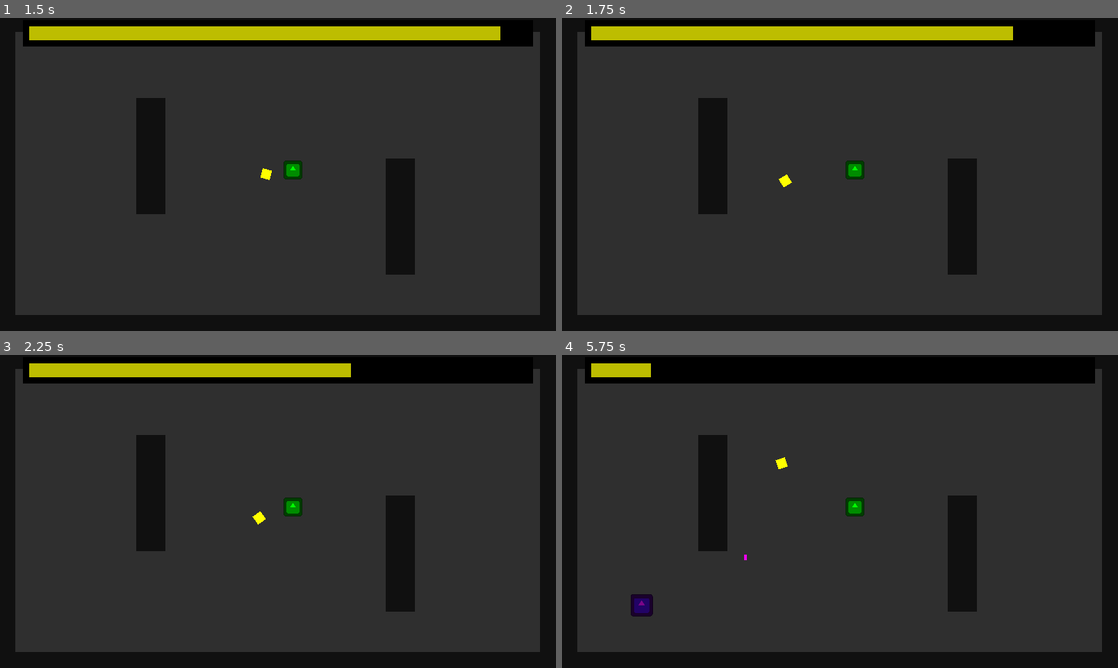
Above: before the commit, frames 1-4 (two rows, left to right).
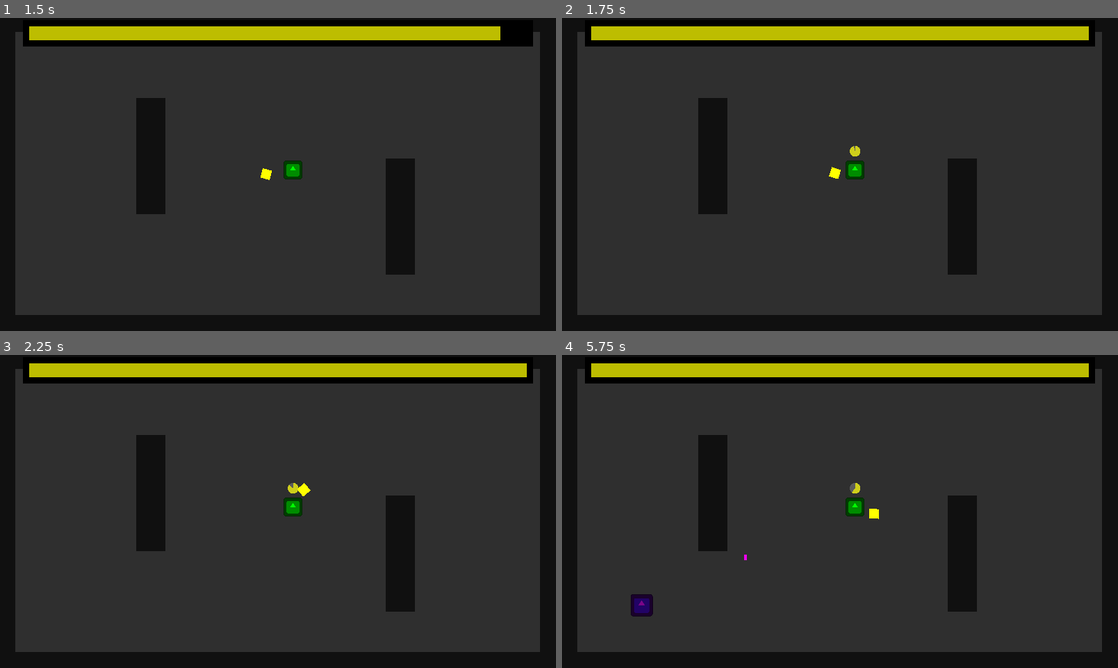
Above: after the commit, the same moments.

Repository: DeepRestGames/pirate-software-game-jam-16
Game: Godot game, scene res://Scenes/Tests/TestRangedEnemies_MainScene.tscn
The game is run twice, just before and just after one commit, with the same random seed, the same clock (stepped at 60 frames per second) and the same inputs. The engine's default icon, where the game draws it, is replaced by a stand-in: a white triangle on a blue panel in a dark square.
Inputs (mouse positions are in pixels of both pictures, inside the frame that each line leads up to):
- Up to frame 1 (1.5 s): tap Enter at 0.5 s; move the mouse to (400, 158) at 0.52 s; hold Right mouse button (teleport_boomerang, bound only after th… 0.53-1.28 s; tap R (restart) at 1.25 s; move the mouse to (166, 190) at 1.27 s; click (166, 190) at 1.35 s
- Up to frame 2 (1.75 s): right-click (728, 190) at 1.55 s
- Up to frame 3 (2.25 s): move the mouse to (333, 442) at 2.02 s; hold Right mouse button (teleport_boomerang, bound only after th… from 2.03 s (still down)
- Up to frame 4 (5.75 s): tap R (restart) at 2.75, 3.5 s; move the mouse to (812, 574) at 2.77 s; release Right mouse button (teleport_boomerang, bound only after th… at 2.78 s; right-click (812, 574) at 2.85 s; move the mouse to (1006, 558) at 3.52 s; press the mouse at (1006, 558) at 3.53 s; right-click (1006, 558) at 3.8 s; move the mouse to (673, 464) at 4.27 s; release the mouse at (673, 464) at 4.28 s; right-click (673, 464) at 4.35 s; move the mouse to (867, 511) at 5.02 s; hold Right mouse button (teleport_boomerang, bound only after th… from 5.03 s (still down)

Frame 1 is identical in both runs. In frame 2, 0.8% of the frame differs, in the area x 39-95%, y 2-54%; in frame 3, 1.6%; in frame 4, 3.7%, in the area x 16-95%, y 2-53%.

Commit message:
Added boomerang teleport back to player (right mouse click)

Diff:
--- a/Scenes/MainCharacter.tscn
+++ b/Scenes/MainCharacter.tscn
@@ -1,8 +1,9 @@
-[gd_scene load_steps=6 format=3 uid="uid://blwtacw6rbdye"]
+[gd_scene load_steps=7 format=3 uid="uid://blwtacw6rbdye"]
 
 [ext_resource type="Script" path="res://Scripts/MainCharacter.gd" id="1_niili"]
 [ext_resource type="Texture2D" uid="uid://vrfkmlq6h0im" path="res://icon.svg" id="2_puhgc"]
 [ext_resource type="Texture2D" uid="uid://ctdwfv58t2cdu" path="res://Assets/Placeholders/WhiteSprites.png" id="3_6qemi"]
+[ext_resource type="Texture2D" uid="uid://cicbcdqxw7oec" path="res://Assets/Placeholders/WhiteCircle.png" id="4_rx0xj"]
 
 [sub_resource type="CircleShape2D" id="CircleShape2D_4meyu"]
 radius = 30.0
@@ -31,6 +32,8 @@
 [node name="PathCalculationTimer" type="Timer" parent="."]
 wait_time = 0.2
 
+[node name="BoomerangTeleportTimer" type="Timer" parent="."]
+
 [node name="Boomerang" type="RigidBody2D" parent="." groups=["Boomerang"]]
 position = Vector2(61, -14)
 collision_layer = 2
@@ -49,4 +52,27 @@
 scale = Vector2(0.2, 0.2)
 texture = ExtResource("3_6qemi")
 
+[node name="TeleportCooldown" type="Control" parent="."]
+layout_mode = 3
+anchors_preset = 0
+offset_left = -18.0
+offset_top = -83.0
+offset_right = 19.0
+offset_bottom = -46.0
+metadata/_edit_group_ = true
+
+[node name="TextureProgressBar" type="TextureProgressBar" parent="TeleportCooldown"]
+layout_mode = 1
+anchors_preset = 15
+anchor_right = 1.0
+anchor_bottom = 1.0
+grow_horizontal = 2
+grow_vertical = 2
+fill_mode = 4
+nine_patch_stretch = true
+texture_under = ExtResource("4_rx0xj")
+texture_progress = ExtResource("4_rx0xj")
+tint_under = Color(0.431373, 0.431373, 0.431373, 0.705882)
+tint_progress = Color(1, 1, 0, 0.705882)
+
 [connection signal="timeout" from="PathCalculationTimer" to="." method="_on_path_calculation_timer_timeout"]
--- a/Scripts/MainCharacter.gd
+++ b/Scripts/MainCharacter.gd
@@ -3,9 +3,14 @@
 
 @onready var navigation_agent = $NavigationAgent2D as NavigationAgent2D
 @onready var path_calculation_timer = $PathCalculationTimer as Timer
+@onready var boomerang_teleport_timer = $BoomerangTeleportTimer as Timer
+@onready var teleport_cooldown_progress_bar = $TeleportCooldown/TextureProgressBar
 
 @export var flying_boomerang: Boomerang
 @onready var meelee_boomerang = $Boomerang
+
+@export var boomerang_teleport_cooldown: float = 5
+var current_boomerang_teleport_cooldown: float = 0
 
 const MOVEMENT_SPEED: float = 500
 const MEELEE_BOOMERANG_OFFSET = 70
@@ -18,10 +23,15 @@
 func _ready() -> void:
 	EventBus.connect("fly_time_finished", move_to_boomerang)
 
+	boomerang_teleport_timer.wait_time = boomerang_teleport_cooldown
+
 
 func _input(event: InputEvent) -> void:
 	if event.is_action_pressed("throw_boomerang"):
 		throw_boomerang()
+
+	if event.is_action_pressed("teleport_boomerang"):
+		teleport_boomerang()
 
 	if event.is_action_pressed("restart"):
 		get_tree().reload_current_scene()
@@ -52,10 +62,28 @@
 			if collision.get_collider().is_in_group("Enemies"):
 				take_damage()
 
+	if current_boomerang_teleport_cooldown > 0:
+		current_boomerang_teleport_cooldown -= delta
+
+		var remaining_teleport_cooldown = (current_boomerang_teleport_cooldown * 100) / boomerang_teleport_cooldown
+		teleport_cooldown_progress_bar.value = remaining_teleport_cooldown
+	else:
+		teleport_cooldown_progress_bar.hide()
+
 
 func take_damage():
 	EventBus.emit_signal("player_death")
 	hide()
+
+
+func teleport_boomerang():
+	if boomerang_in_hand:
+		return
+
+	if current_boomerang_teleport_cooldown <= 0:
+		boomerang_reached()
+		current_boomerang_teleport_cooldown = boomerang_teleport_cooldown
+		teleport_cooldown_progress_bar.show()
 
 
 func throw_boomerang():
--- a/project.godot
+++ b/project.godot
@@ -34,13 +34,17 @@
 
 throw_boomerang={
 "deadzone": 0.5,
-"events": [Object(InputEventKey,"resource_local_to_scene":false,"resource_name":"","device":-1,"window_id":0,"alt_pressed":false,"shift_pressed":false,"ctrl_pressed":false,"meta_pressed":false,"pressed":false,"keycode":0,"physical_keycode":32,"key_label":0,"unicode":32,"location":0,"echo":false,"script":null)
-, Object(InputEventMouseButton,"resource_local_to_scene":false,"resource_name":"","device":-1,"window_id":0,"alt_pressed":false,"shift_pressed":false,"ctrl_pressed":false,"meta_pressed":false,"button_mask":1,"position":Vector2(177, 15),"global_position":Vector2(185, 58),"factor":1.0,"button_index":1,"canceled":false,"pressed":true,"double_click":false,"script":null)
+"events": [Object(InputEventMouseButton,"resource_local_to_scene":false,"resource_name":"","device":-1,"window_id":0,"alt_pressed":false,"shift_pressed":false,"ctrl_pressed":false,"meta_pressed":false,"button_mask":1,"position":Vector2(177, 15),"global_position":Vector2(185, 58),"factor":1.0,"button_index":1,"canceled":false,"pressed":true,"double_click":false,"script":null)
 ]
 }
 restart={
 "deadzone": 0.5,
 "events": [Object(InputEventKey,"resource_local_to_scene":false,"resource_name":"","device":-1,"window_id":0,"alt_press …(192 unchanged characters)…
+]
+}
+teleport_boomerang={
+"deadzone": 0.5,
+"events": [Object(InputEventMouseButton,"resource_local_to_scene":false,"resource_name":"","device":-1,"window_id":0,"alt_pressed":false,"shift_pressed":false,"ctrl_pressed":false,"meta_pressed":false,"button_mask":2,"position":Vector2(202, 17),"global_position":Vector2(211, 63),"factor":1.0,"button_index":2,"canceled":false,"pressed":true,"double_click":false,"script":null)
 ]
 }
 
Binary file added: Assets/Placeholders/WhiteCircle.png
Not shown, added: Assets/Placeholders/WhiteCircle.png.import
